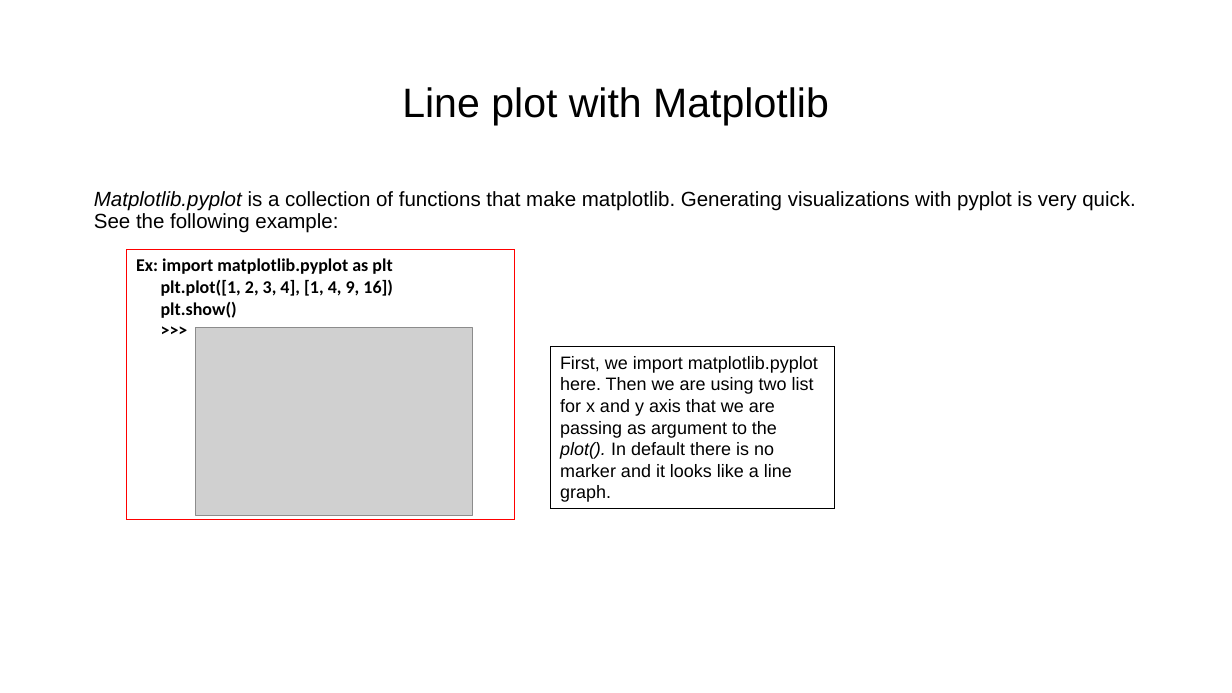
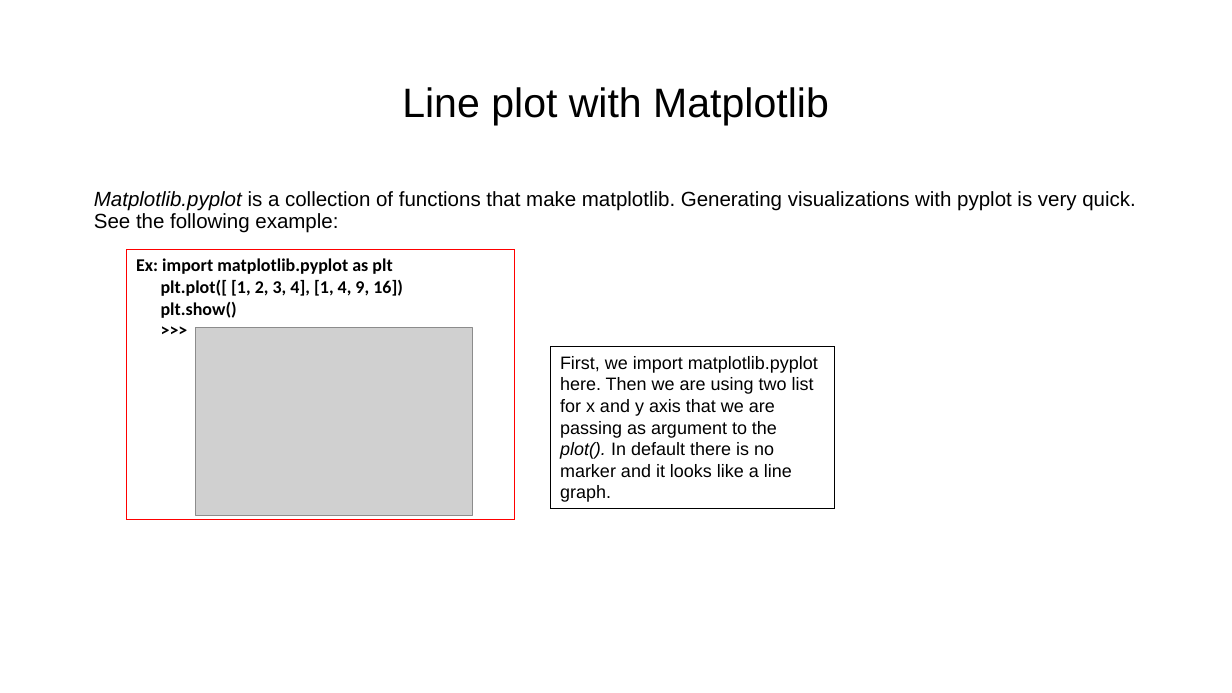
Before and after one commit to dia1128/AIandDataScienceWorkshopwithPython, a slide deck: slide 5 of Week2/2.3 Data Visualization.pptx. Drawn at 1232x693 pixels with LibreOffice and Linux fonts; fonts in the diff are those of the drawing; grey boxes stand for pictures. Boxes give left, top, right and bottom in pixels: in the first picture for what was removed or moved away, otherwise in the second. Text is boxed around its words. In the diff, an @@ line names an element or a change of style, - is before the commit and + after.

```diff
--- a/Week2/2.3 Data Visualization.pptx
+++ b/Week2/2.3 Data Visualization.pptx
@@ text in rectangle at bbox=[136, 258, 403, 296]: text changed @@
-Ex: import matplotlib.pyplot as plt
-plt.plot([1, 2, 3, 4], [1, 4, 9, 16])
+Ex: import matplotlib.pyplot as plt
+plt.plot([ [1, 2, 3, 4], [1, 4, 9, 16])
```
Also in this commit, not shown: 3 other slides changed.
